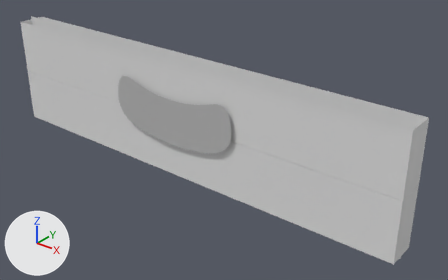
The FBX model Assets/Game/Models/Characters/Players/GhostMouth.fbx, before and after one commit.
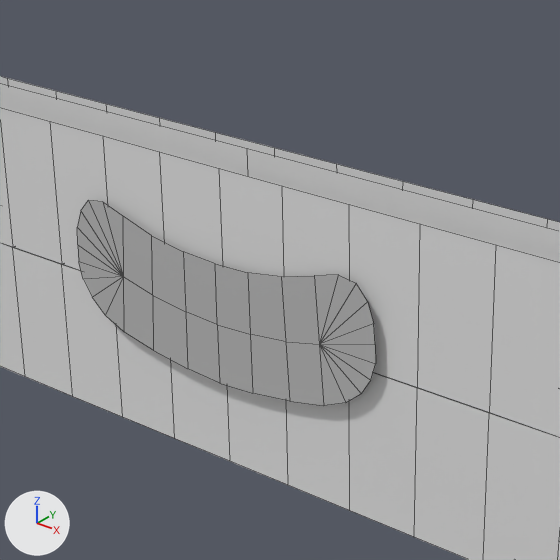
Each version appears first whole from a 50 mm camera at (3.25, -3.52, 2.1) aimed at (0.31, 0.14, -0.17), and next in a close-up on the part from 20% to 67% of the width and 0% to 76% of the height. The lights are fixed; the arrows at lower left show +X, +Y and +Z. Both versions are drawn at full value of the shape key 'Smile' of 'GhostMouth_Mesh'; the numbers are the values there. The close-ups show mesh edges as thin lines. Vertices at the same position are counted once.

Names of what the first close-up shows: 'GhostMouth_Mesh', 'GhostTeeth_Mesh'.
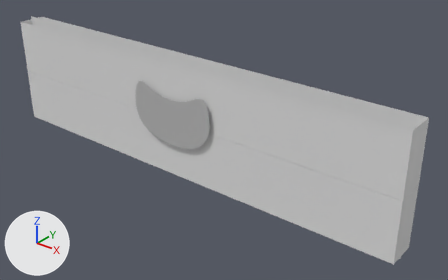
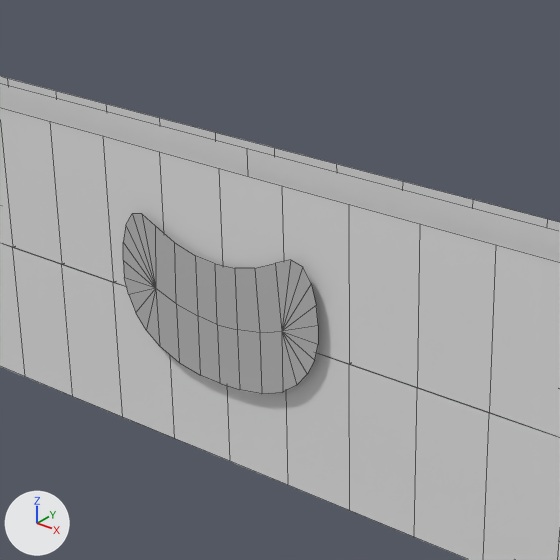
Commit message: fix: fix ghost mouth default shape

Boxes [x1, y1, x2, y2] around the edits, measured in the close-ups (560 x 560 px):
'GhostMouth_Mesh', reshaped
    before: [77, 200, 376, 406]
    after: [123, 214, 318, 394]

Diff of the bpy script that builds the scene:
```diff
--- a/Assets/Game/Models/Characters/Players/GhostMouth.fbx.py
+++ b/Assets/Game/Models/Characters/Players/GhostMouth.fbx.py
@@ me_mesh @@
 # used by ob_ghostmouth_mesh; parent = ob_ghostmouth; location = (0.0, 0.0, 0.0)
-me_mesh.from_pydata(...)  # 78 vertices, 64 faces; spans x -62.5..62.5, y -20.4..29.4, z -15.8..15.8
+me_mesh.from_pydata(...)  # 78 vertices, 64 faces; spans x -40.9..40.9, y -20.4..29.4, z -15.8..15.8
+# me_mesh part 1: 36 of 78 vertices moved; they spanned x -62.5..62.5, y -19.6..29.4, z 15.8 and now span x -40.9..40.9, y -20.2..29.4, z 15.8; mean shift (0.0, -0.1, 0.0); largest move (62.5, 5.1, 15.8) -> (40.9, 5.1, 15.8)
 me_mesh.materials.append(mat_ghostmouth_phong)
```
